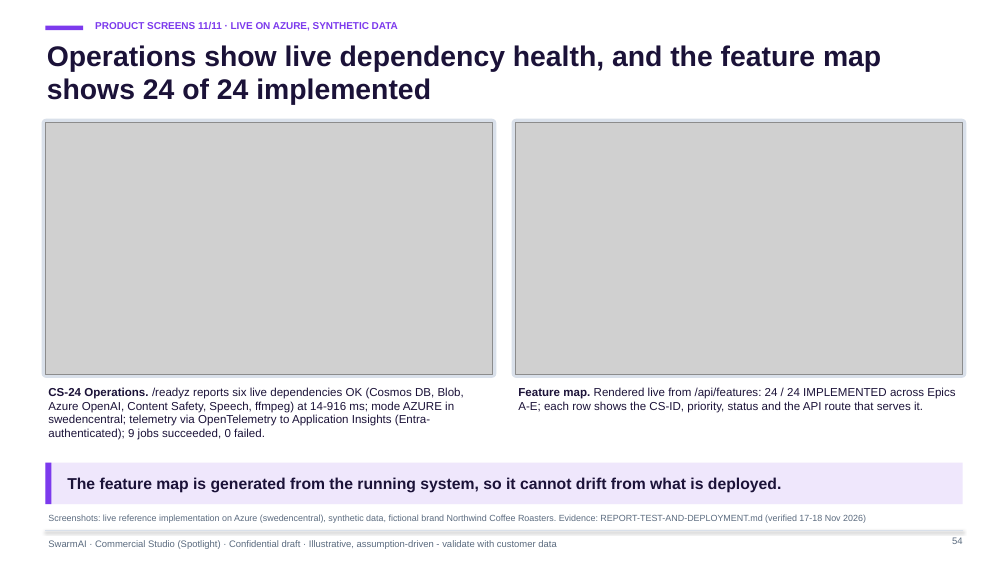
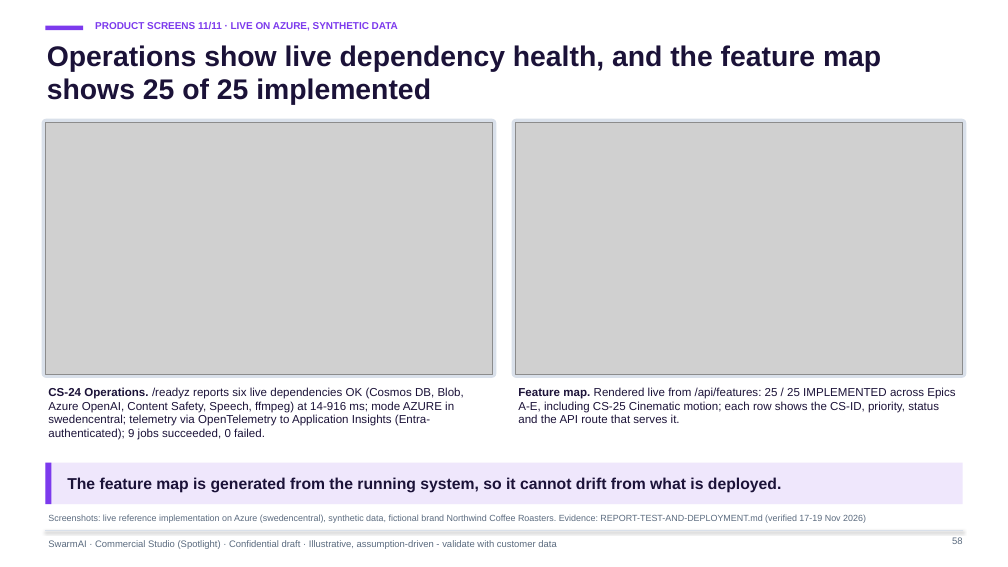
Before and after one commit to mifurm/DarkFactories, a slide deck: slide 58 of 02-commercial-studio-marketing/deck/CommercialStudio-Executive-Deck.pptx (slide 54 before the commit). Drawn at 1008x567 pixels with LibreOffice and Linux fonts; fonts in the diff are those of the drawing; grey boxes stand for pictures. Boxes give left, top, right and bottom in pixels: in the first picture for what was removed or moved away, otherwise in the second. Text is boxed around its words. In the diff, an @@ line names an element or a change of style, - is before the commit and + after.

```diff
--- a/02-commercial-studio-marketing/deck/CommercialStudio-Executive-Deck.pptx
+++ b/02-commercial-studio-marketing/deck/CommercialStudio-Executive-Deck.pptx
@@ title at [47, 45, 881, 104]: text changed @@
-Operations show live dependency health, and the feature map shows 24 of 24 implemented
+Operations show live dependency health, and the feature map shows 25 of 25 implemented
@@ text at [518, 387, 955, 423]: text changed @@
-Feature map. Rendered live from /api/features: 24 / 24 IMPLEMENTED across Epics A-E; each row shows the CS-ID, priority, status and the API route that serves it.
+Feature map. Rendered live from /api/features: 25 / 25 IMPLEMENTED across Epics A-E, including CS-25 Cinematic motion; each row shows the CS-ID, priority, status and the API route that serves it.
@@ page number at [952, 537, 963, 544]: text changed @@
-54
+58
```
Also in this commit, not shown: 27 other slides changed, 4 slides added, 19 other files.
